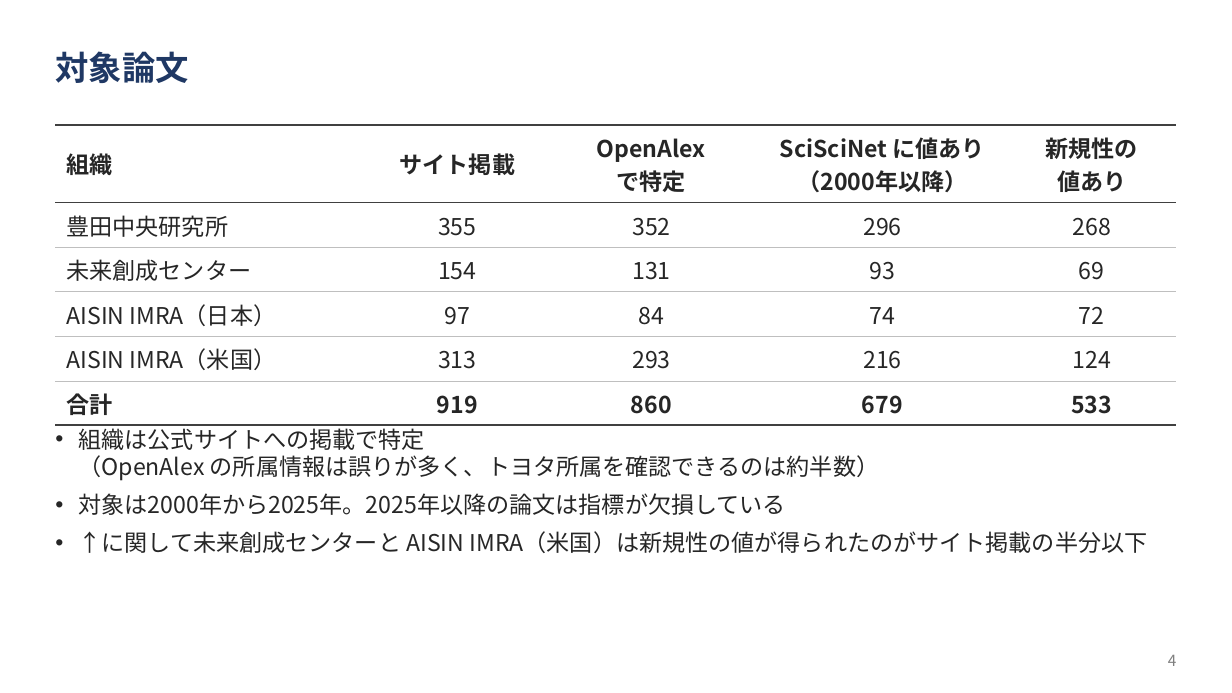
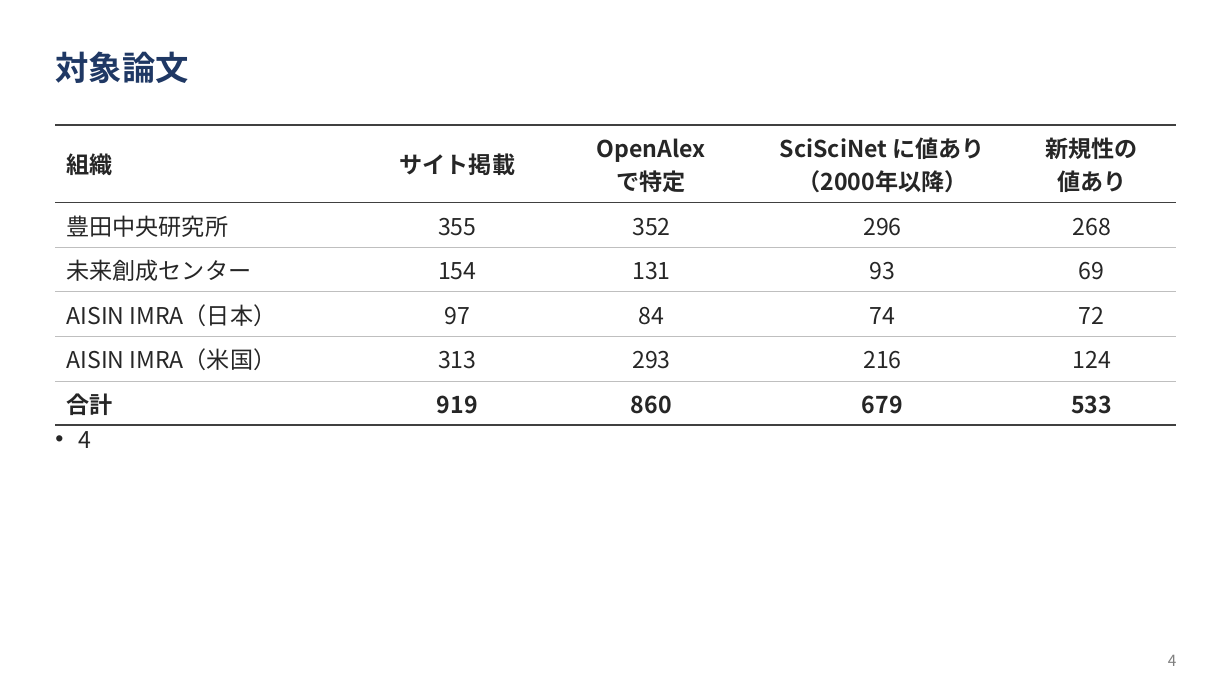
Before and after one commit to ryosuke0828/sci-sci-toyota, a slide deck: slide 4 of docs/slides/toyota_novelty_progress.pptx. Drawn at 1232x693 pixels with LibreOffice and Linux fonts; fonts in the diff are those of the drawing. Boxes give left, top, right and bottom in pixels: in the first picture for what was removed or moved away, otherwise in the second. Text is boxed around its words. In the diff, an @@ line names an element or a change of style, - is before the commit and + after.

Commit message:
進捗報告資料: 分布の図4ページを差し込み（13→17ページ、ページ番号を通し番号に）。9/28 の伊倉の編集分を含む

```diff
--- a/docs/slides/toyota_novelty_progress.pptx
+++ b/docs/slides/toyota_novelty_progress.pptx
@@ text at [79, 424, 92, 448]: text changed @@
-• 組織は公式サイトへの掲載で特定
-  （OpenAlex の所属情報は誤りが多く、トヨタ所属を確認できるのは約半数）
-• 対象は2000年から2025年。2025年以降の論文は指標が欠損している
-• ↑に関して未来創成センターと AISIN IMRA（米国）は新規性の値が得られたのがサイト掲載の半分以下
+• 4
```
Also in this commit, not shown: 8 other slides changed, 4 slides added, 3 slides removed.
